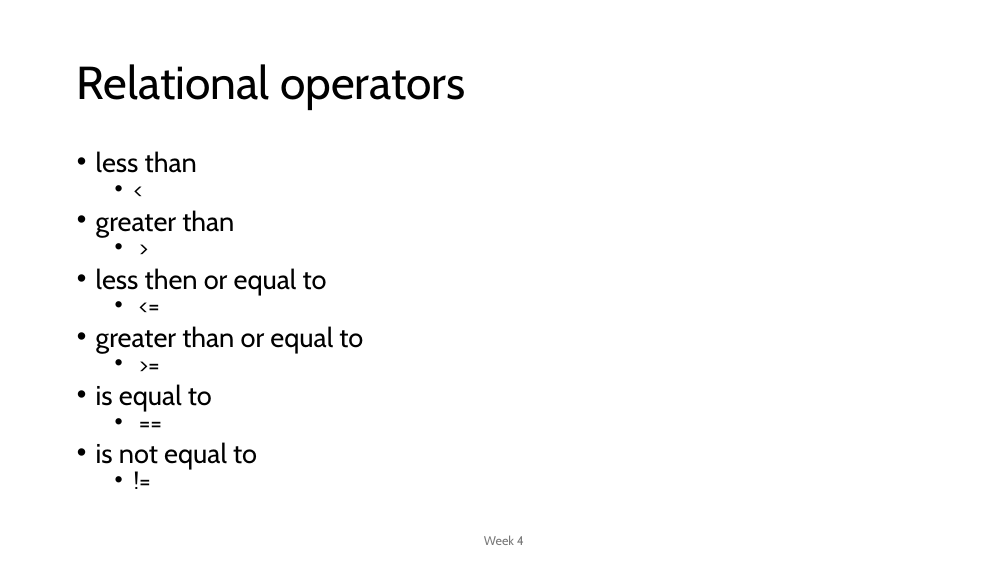
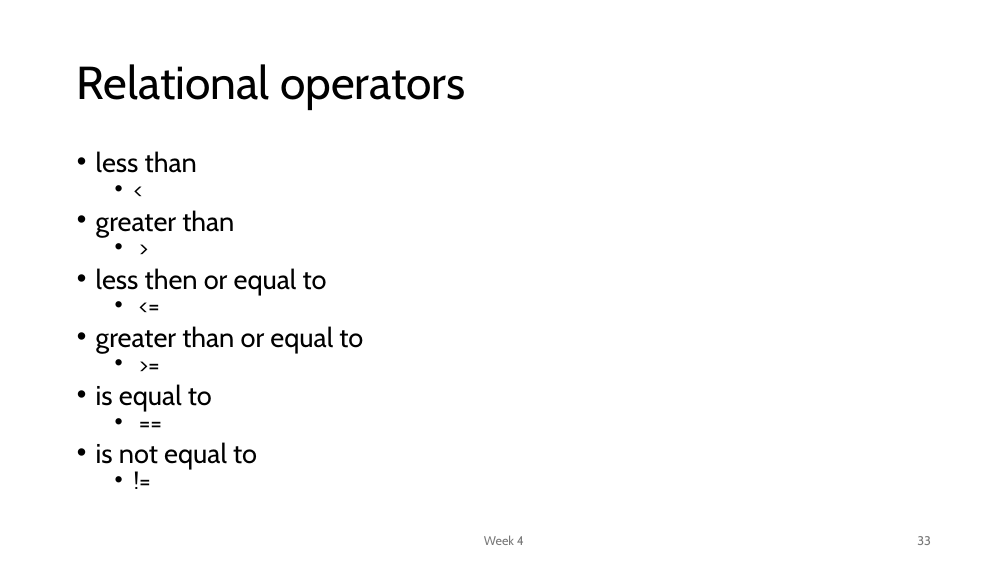
Before and after one commit to MoklaEducation/ems_fall_2025_cpp101, a slide deck: slide 33 of all/Intro to Programming_all.pptx. Drawn at 1008x567 pixels with LibreOffice and Linux fonts; fonts in the diff are those of the drawing. Boxes give left, top, right and bottom in pixels: in the first picture for what was removed or moved away, otherwise in the second. Text is boxed around its words. In the diff, an @@ line names an element or a change of style, - is before the commit and + after.

```diff
--- a/all/Intro to Programming_all.pptx
+++ b/all/Intro to Programming_all.pptx
@@ page number added at [917, 536, 931, 545], 12 pt, text #797979 @@
+33
```
Also in this commit, not shown: 38 other slides changed, 9 slides added, 1 other file.
